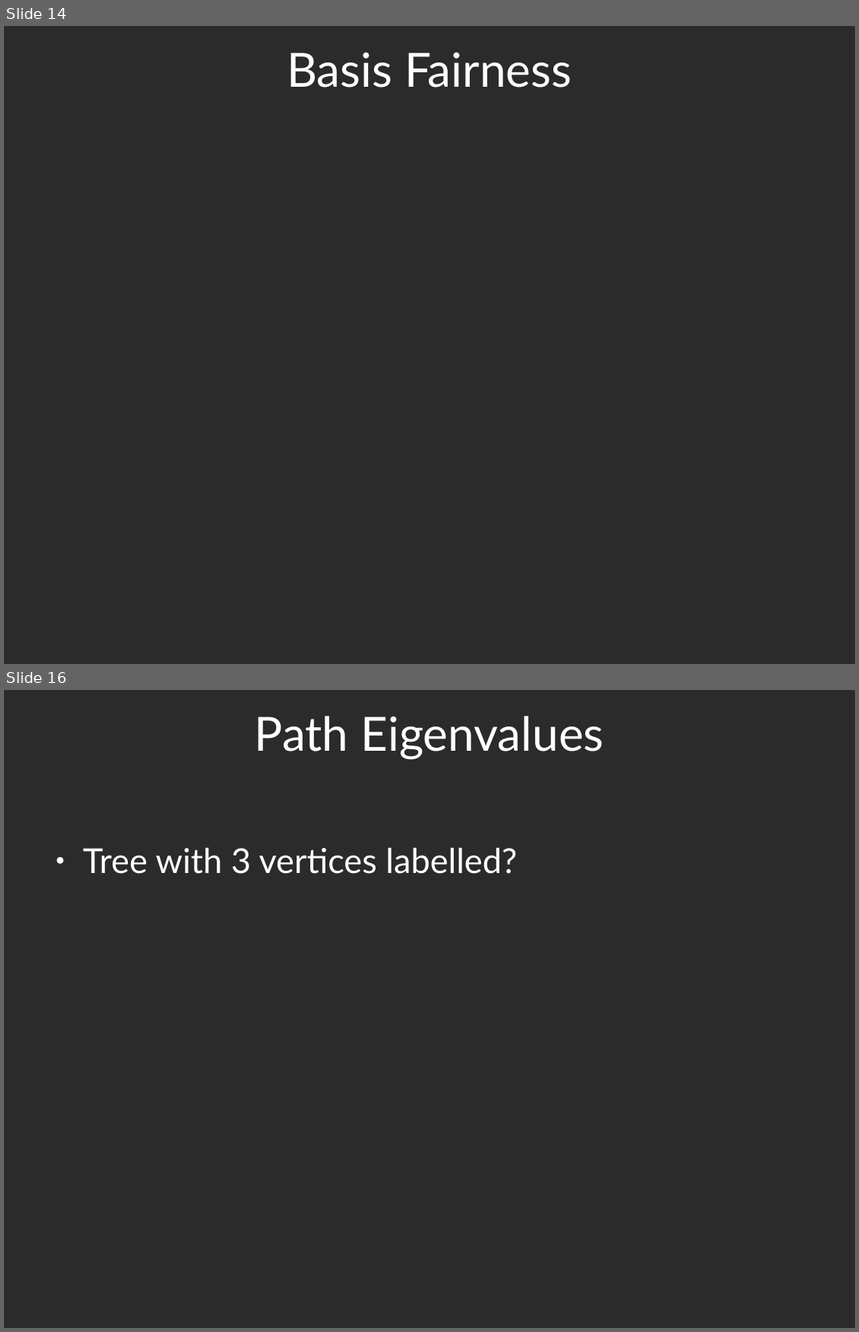
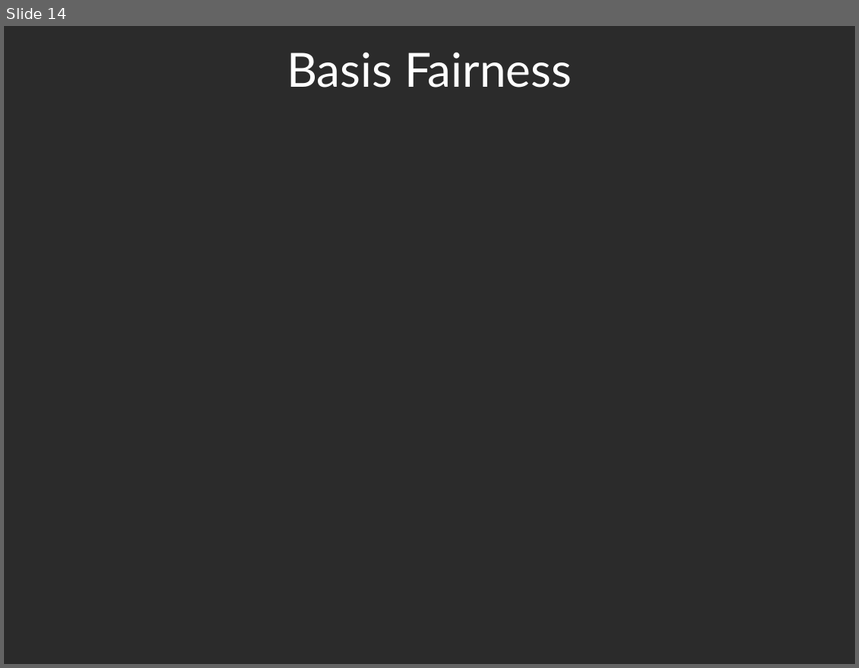
Before and after one commit to spiveeworks/treeshapes, a slide deck: presentation.odp. Shown one above the other, each under a label of ours: slides 14 and 16 before the commit, slide 14 after it; the slides between them are not shown. The pictures are 859x1332 and 859x668 pixels, drawn with LibreOffice and Linux fonts; fonts in the diff are those of the drawing; background and template pictures are left out; a plain dark background stands for a picture behind light text. Boxes give left, top, right and bottom in pixels: in the first picture for what was removed or moved away, otherwise in the second. Text is boxed around its words. In the diff, an @@ line names an element or a change of style, - is before the commit and + after.

```diff
--- a/presentation.odp
+++ b/presentation.odp
@@ slide 16 removed at [4,690,855,1328], background picture (left out) @@
@@ title removed at [255,716,604,760] @@
-Path Eigenvalues
@@ text removed at [83,847,517,874] @@
-● Tree with 3 vertices labelled?
```
Also in this commit, not shown: 4 slides changed, 1 slide added, 2 other files.
